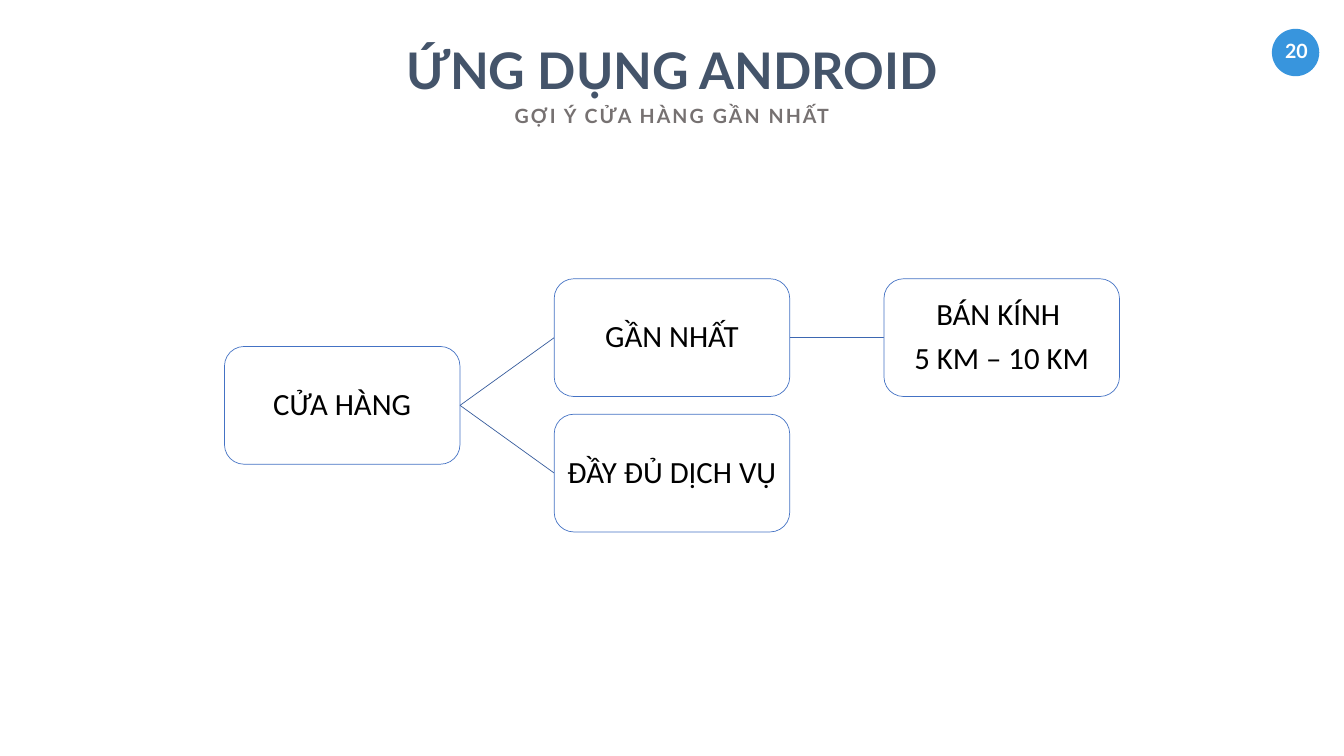
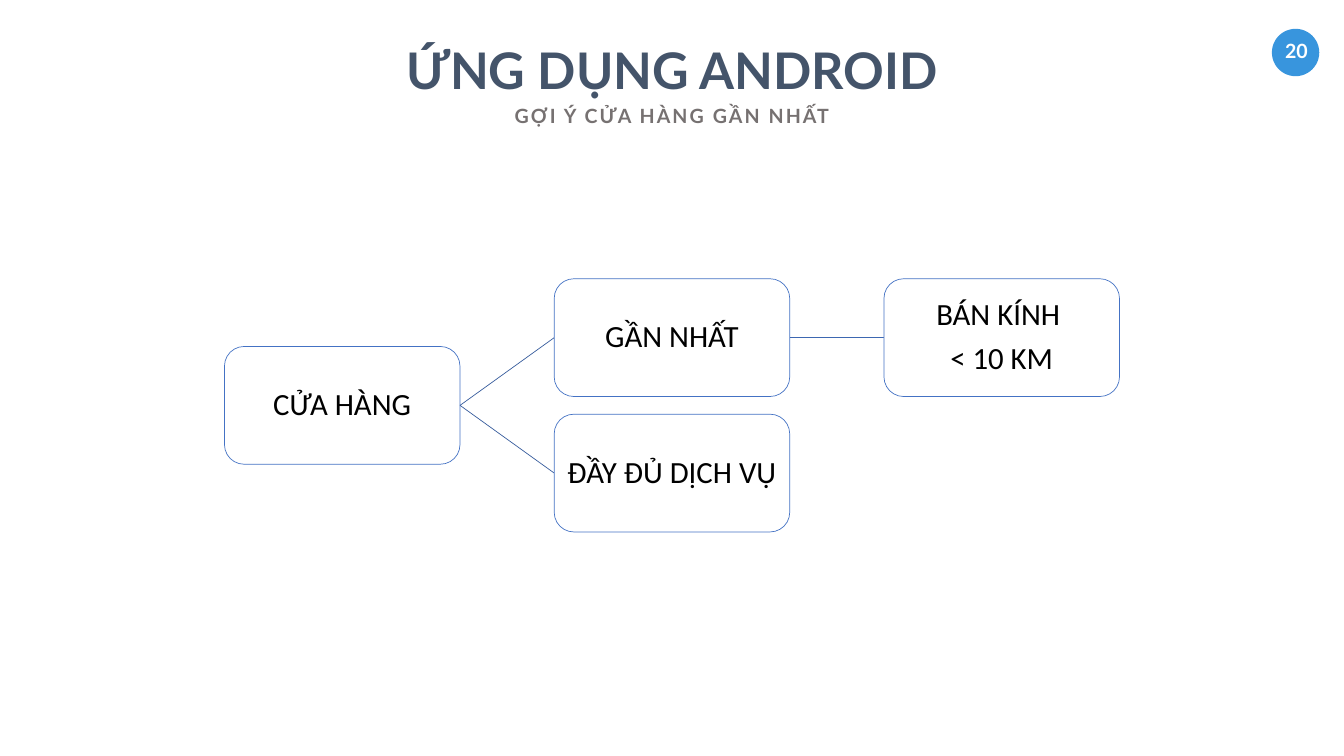
Before and after one commit to tranhoanghuan/Lu-n-v-n, a slide deck: slide 20 of baoCao/ppt_baocao/BAO_CAO_LUAN_VAN.pptx. Drawn at 1344x756 pixels with LibreOffice and Linux fonts; fonts in the diff are those of the drawing. Boxes give left, top, right and bottom in pixels: in the first picture for what was removed or moved away, otherwise in the second. Text is boxed around its words. In the diff, an @@ line names an element or a change of style, - is before the commit and + after.

Commit message:
edit file ppt bao cao luan van

```diff
--- a/baoCao/ppt_baocao/BAO_CAO_LUAN_VAN.pptx
+++ b/baoCao/ppt_baocao/BAO_CAO_LUAN_VAN.pptx
@@ text at bbox=[973, 349, 1053, 370]: text changed @@
-5 KM – 10 KM
+< 10 KM
```
